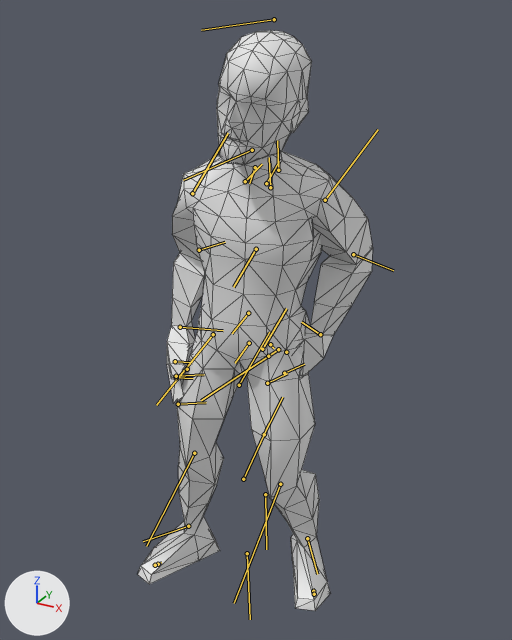
Before and after pictures for a commit that changed the FBX model media/anims_X/normal/TTRP_handinpocketcasual.fbx.
The view is the same before and after, from a 50 mm lens placed at (0.478, -0.917, 0.983), pointed at (-0.038, 0.022, 0.514). Arrows for +X, +Y and +Z are at lower left; the lights stay in place. Both versions are drawn at frame 30 of the action 'TTRP_handinpocketcasual'; the numbers are the values there. The bones that bend it are drawn over the model as lines. Mesh edges are drawn as thin lines.

The first picture shows 'Body_NoDress'.
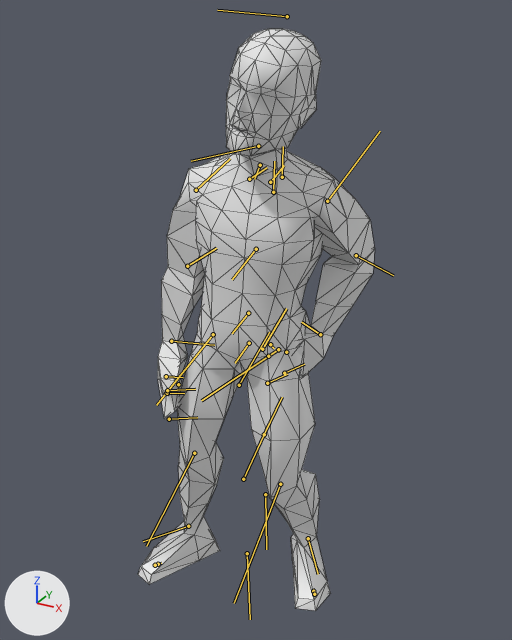
The change, as a list of edits to the scene's bpy script:
```text
Change bone_bip01_spine1:
    where bone_bip01_spine1 = bpy.data.objects['Bip01'].pose.bones['Bip01_Spine1']  # child of 'Bip01_Spine'
    bone_bip01_spine1.rotation_quaternion: (0.988, 0.011, 0.037, 0.152) -> (0.994, 0.002, 0.02, 0.105)  # degrees (2, 4, 18) -> degrees (0, 2, 12)
Change bone_bip01_l_upperarm:
    where bone_bip01_l_upperarm = bpy.data.objects['Bip01'].pose.bones['Bip01_L_UpperArm']  # child of 'Bip01_L_Clavicle'
    bone_bip01_l_upperarm.rotation_quaternion: (0.843, 0.277, 0.459, -0.053) -> (0.84, 0.295, 0.456, -0.007)  # degrees (44, 53, 16) -> degrees (50, 50, 24)
Change bone_bip01_l_forearm:
    where bone_bip01_l_forearm = bpy.data.objects['Bip01'].pose.bones['Bip01_L_Forearm']  # child of 'Bip01_L_UpperArm'
    bone_bip01_l_forearm.rotation_quaternion: (0.891, 0.0, 0.0, -0.455) -> (0.878, 0.0, 0.0, -0.479)  # degrees (0, 0, -54) -> degrees (0, 0, -57)
Change bone_bip01_l_hand:
    where bone_bip01_l_hand = bpy.data.objects['Bip01'].pose.bones['Bip01_L_Hand']  # child of 'Bip01_L_Forearm'
    bone_bip01_l_hand.rotation_quaternion: (0.94, 0.246, 0.226, -0.071) -> (0.947, 0.241, 0.2, -0.064)  # degrees (29, 27, -1) -> degrees (28, 24, -2)
Change bone_bip01_r_upperarm:
    where bone_bip01_r_upperarm = bpy.data.objects['Bip01'].pose.bones['Bip01_R_UpperArm']  # child of 'Bip01_R_Clavicle'
    bone_bip01_r_upperarm.rotation_quaternion: (0.871, 0.006, -0.481, 0.102) -> (0.875, 0.062, -0.478, -0.041)  # degrees (-9, -57, 18) -> degrees (15, -56, -14)
Change bone_bip01_r_forearm:
    where bone_bip01_r_forearm = bpy.data.objects['Bip01'].pose.bones['Bip01_R_Forearm']  # child of 'Bip01_R_UpperArm'
    bone_bip01_r_forearm.rotation_quaternion: (0.96, 0.0, 0.0, -0.28) -> (1.0, 0.0, 0.0, -0.025)  # degrees (0, 0, -33) -> degrees (0, 0, -3)
Change bone_bip01_r_hand:
    where bone_bip01_r_hand = bpy.data.objects['Bip01'].pose.bones['Bip01_R_Hand']  # child of 'Bip01_R_Forearm'
    bone_bip01_r_hand.rotation_quaternion: (0.984, -0.098, -0.148, -0.005) -> (0.972, -0.109, -0.206, -0.006)  # degrees (-12, -17, 1) -> degrees (-13, -24, 2)
```

Boxes (x1, y1, x2, y2) around the edits, measured in the pictures (512 x 640 px):
'Body_NoDress', posed: before (138, 30, 373, 611); after (138, 29, 375, 611)
bone 'Bip01_Spine1', root to tip: before (256, 249) to (233, 287); after (256, 249) to (232, 279)
bone 'Bip01_L_UpperArm', root to tip: before (325, 200) to (378, 129); after (327, 201) to (380, 131)
bone 'Bip01_L_Forearm', root to tip: before (353, 254) to (393, 270); after (356, 255) to (393, 275)
bone 'Bip01_R_UpperArm', root to tip: before (192, 193) to (228, 133); after (196, 190) to (230, 158)
bone 'Bip01_R_Forearm', root to tip: before (199, 250) to (225, 242); after (187, 266) to (216, 248)
bone 'Bip01_R_Hand', root to tip: before (180, 327) to (223, 330); after (171, 341) to (214, 345)
